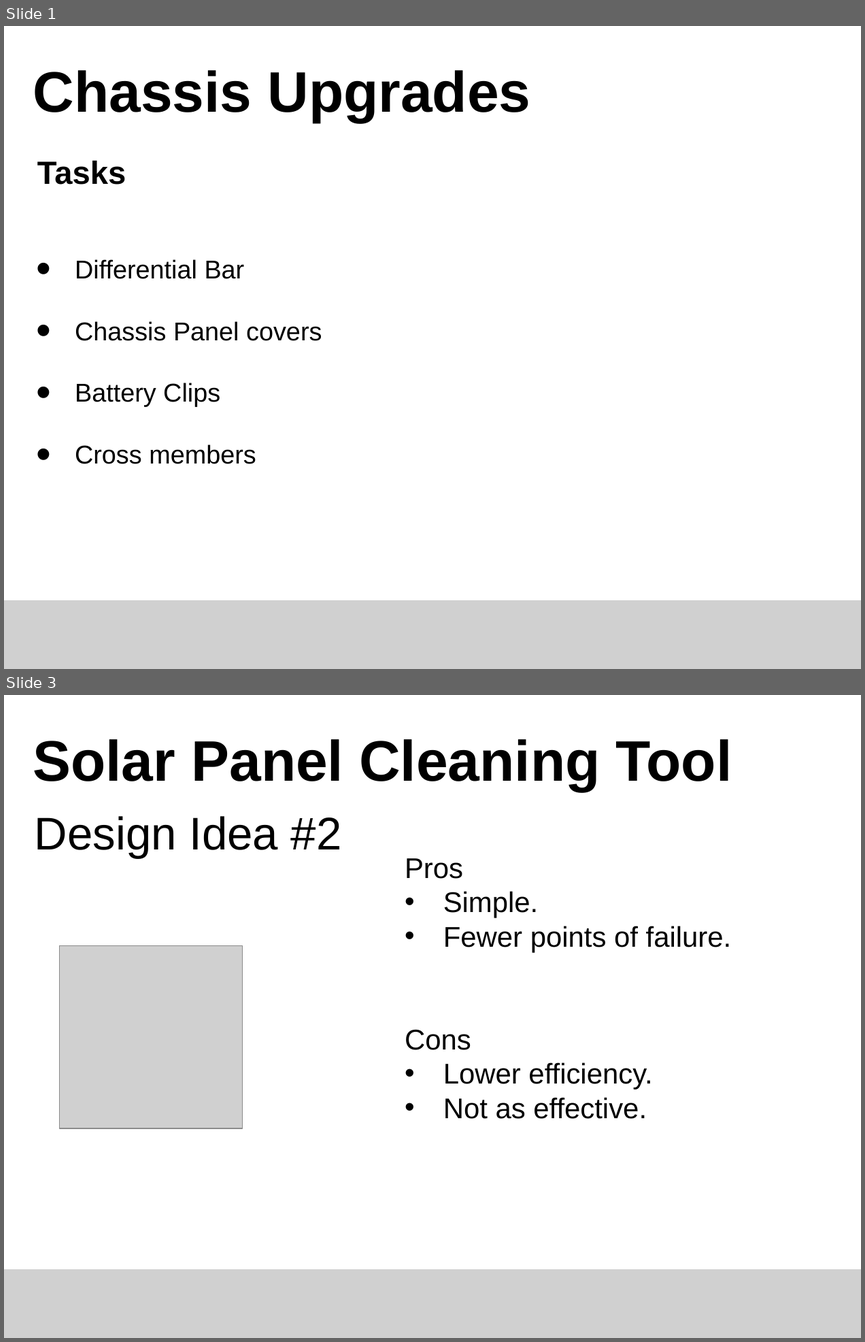
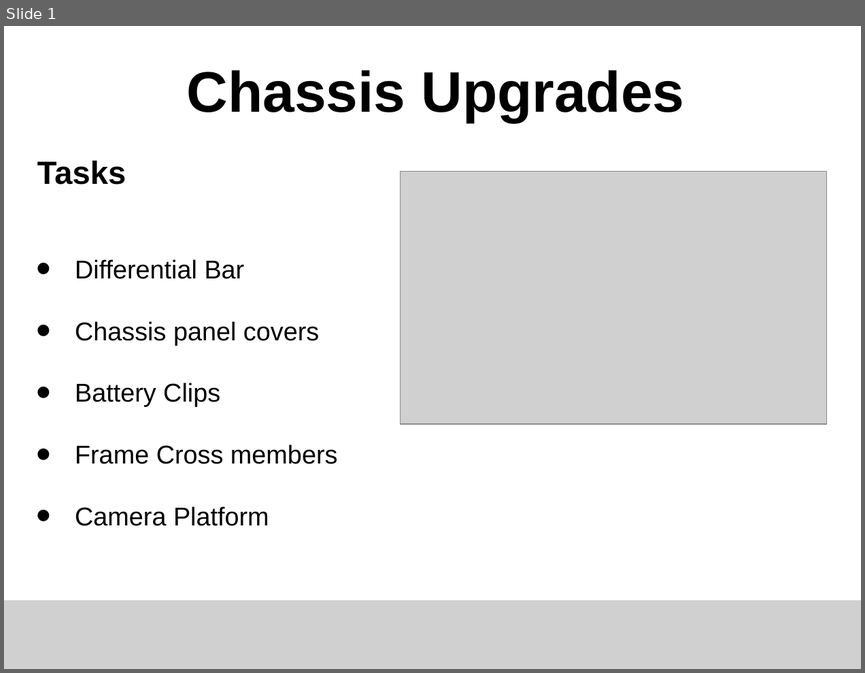
Before and after one commit to ISU-MAVRIC/MAVRIC_Hardware, a slide deck: MAVRIC Midterm Design Powerpoint/MAVRIC14 Jeffrey Kyle Chassis Midterm Design Review.pptx. Shown one above the other, each under a label of ours: slides 1 and 3 before the commit, slide 1 after it; the slides between them are not shown. The pictures are 865x1342 and 865x673 pixels, drawn with LibreOffice and Linux fonts; fonts in the diff are those of the drawing; grey boxes stand for pictures. Boxes give left, top, right and bottom in pixels: in the first picture for what was removed or moved away, otherwise in the second. Text is boxed around its words. In the diff, an @@ line names an element or a change of style, - is before the commit and + after.

```diff
--- a/MAVRIC Midterm Design Powerpoint/MAVRIC14 Jeffrey Kyle Chassis Midterm Design Review.pptx
+++ b/MAVRIC Midterm Design Powerpoint/MAVRIC14 Jeffrey Kyle Chassis Midterm Design Review.pptx
@@ slide 3 removed at (x1=4, y1=695, x2=861, y2=1338), background #FFFFFF @@
@@ text removed at (x1=33, y1=739, x2=732, y2=791) @@
-Solar Panel Cleaning Tool
@@ title removed at (x1=35, y1=816, x2=342, y2=858) @@
-Design Idea #2
@@ text removed at (x1=405, y1=858, x2=732, y2=1119) @@
-Pros
-• Simple.
-• Fewer points of failure.
-Cons
-• Lower efficiency.
-• Not as effective.
@@ picture removed at (x1=60, y1=946, x2=242, y2=1128) @@
@@ picture removed at (x1=4, y1=1269, x2=861, y2=1338) @@
@@ slide 1 changed as well @@
@@ title "Chassis Upgrades" at (x1=187, y1=70, x2=685, y2=123): alignment left to centre @@
@@ picture added at (x1=400, y1=172, x2=827, y2=424) @@
@@ text at (x1=75, y1=321, x2=319, y2=345): text changed @@
-• Chassis Panel covers
+• Chassis panel covers
@@ text at (x1=75, y1=444, x2=338, y2=526): text changed @@
-• Cross members
+• Frame Cross members
+• Camera Platform
```
Also in this commit, not shown: 3 slides added, 2 other slides removed, 1 other file.
